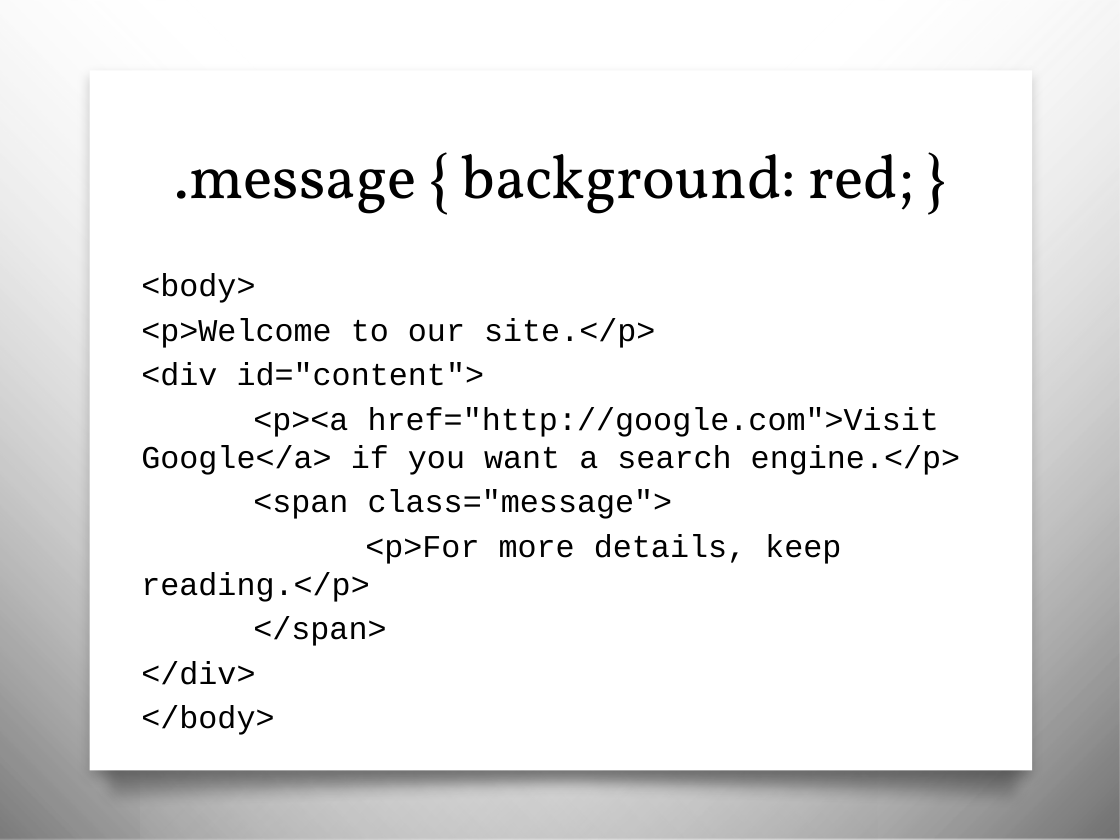
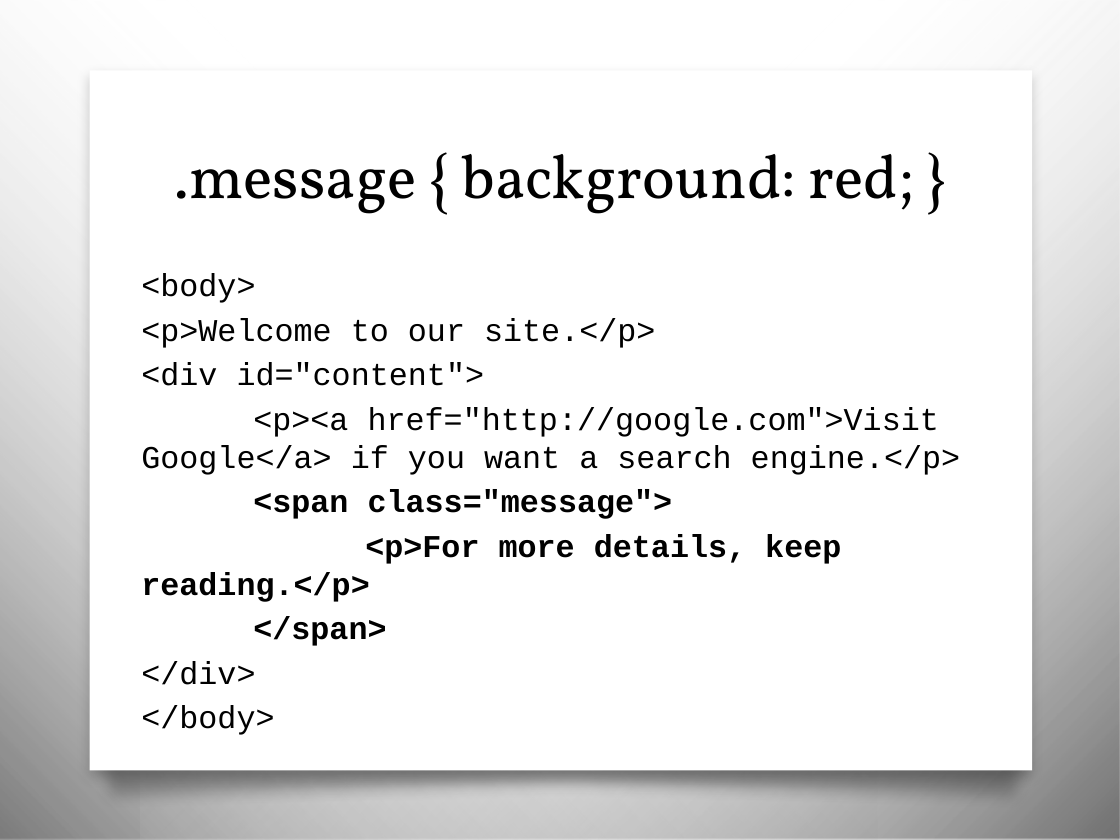
Before and after one commit to awayken/USF-ART329, a slide deck: slide 27 of slides/classthree/slides.pptx (slide 26 before the commit). Drawn at 1120x840 pixels with LibreOffice and Linux fonts; fonts in the diff are those of the drawing; background and template pictures are left out. Boxes give left, top, right and bottom in pixels: in the first picture for what was removed or moved away, otherwise in the second. Text is boxed around its words. In the diff, an @@ line names an element or a change of style, - is before the commit and + after.

```diff
--- a/slides/classthree/slides.pptx
+++ b/slides/classthree/slides.pptx
@@ text at [141,489,841,646]: bold on in "<span class="message">", "<p>For more details, keep reading.</p>", "</span>" @@
```
Also in this commit, not shown: 8 other slides changed, 1 slide added.
